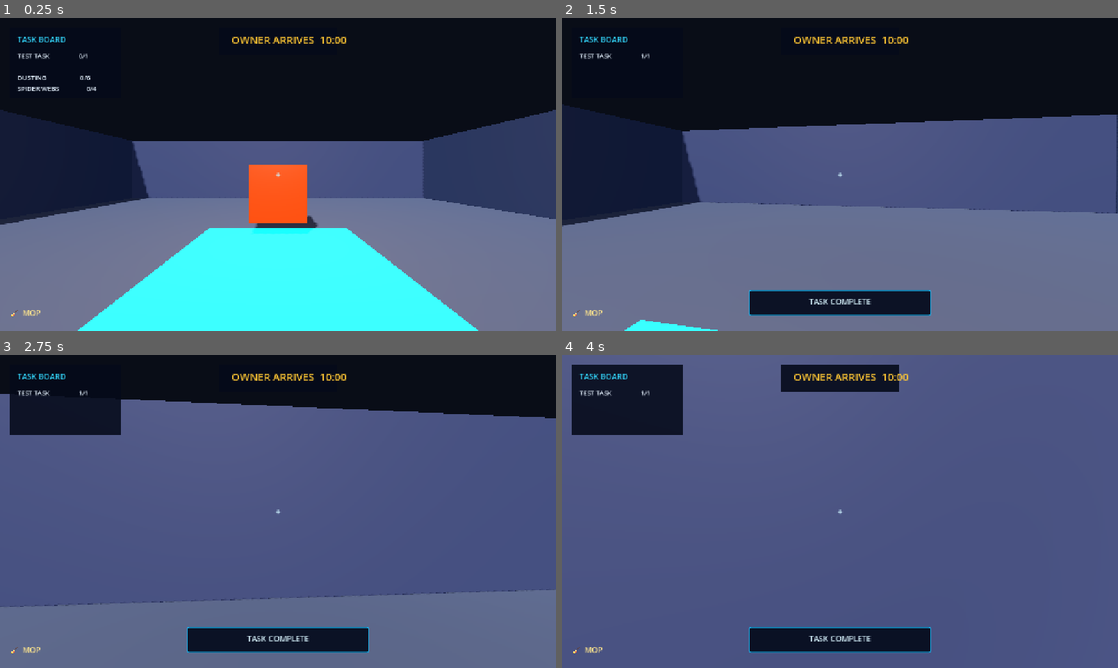
Above: before the commit, frames 1-4 (two rows, left to right).
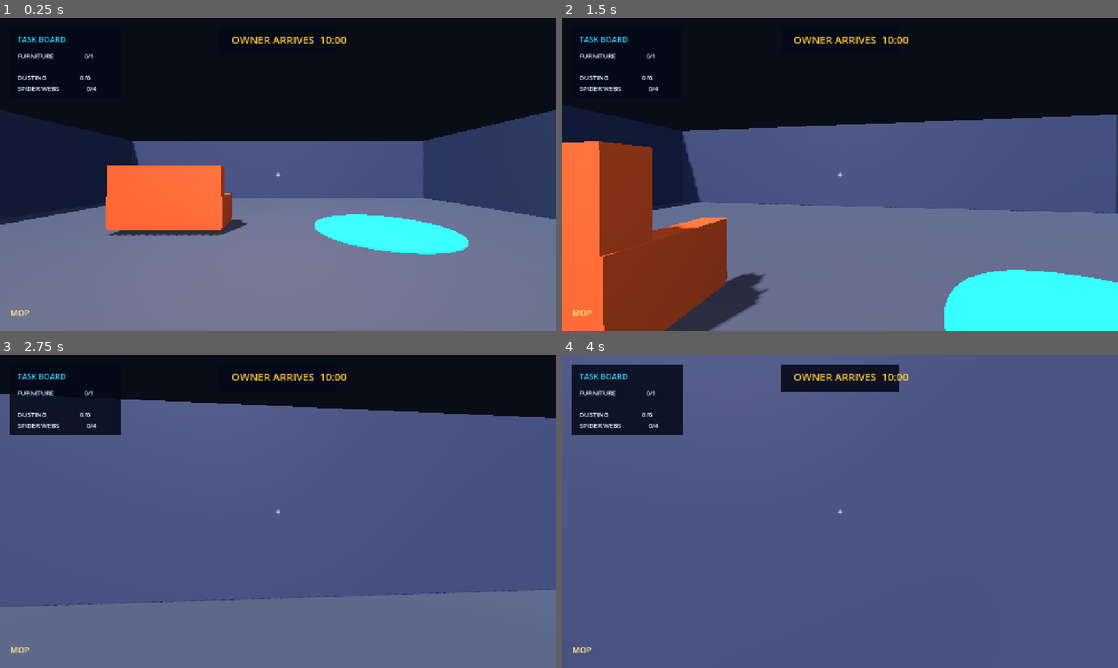
Above: after the commit, the same moments.

Repository: hisir-sys/buildathon-bdmi26-
Game: Godot game, scene res://scenes/main_room.tscn
Two runs of this game, one before a commit and one after it. Both use one fixed random seed, a clock stepped at 60 frames per second and the inputs below.
Inputs (mouse positions are in pixels of both pictures, inside the frame that each line leads up to):
- Up to frame 1 (0.25 s): no input
- Up to frame 2 (1.5 s): tap Enter at 0.5 s; move the mouse to (867, 174) at 0.52 s; hold E (interact) 0.53-1.28 s; hold W (move_forward) from 0.53 s (still down); click (867, 174) at 0.67 s; move the mouse to (812, 174) at 1.27 s; tap E (interact) at 1.35 s
- Up to frame 3 (2.75 s): keep holding W (move_forward); move the mouse to (289, 505) at 2.02 s; hold E (interact) from 2.03 s (still down)
- Up to frame 4 (4 s): keep holding W (move_forward); move the mouse to (834, 517) at 2.77 s; release E (interact) at 2.78 s; tap E (interact) at 2.85 s; click (834, 517) at 2.92 s; tap Space at 3.5 s; move the mouse to (878, 514) at 3.52 s; hold E (interact) from 3.53 s (still down)

The runs differ from the first frame. In frame 1, 25% of the frame differs, in the area x 2-86%, y 11-100%; in frame 2, 23%; in frame 3, 3.0%; in frame 4, 3.0%.

Commit message:
[furniture] add sofa pickup and placement task

Diff:
--- a/project.godot
+++ b/project.godot
@@ -1,10 +1,5 @@
-; Engine configuration file.
-; It's best edited using the editor UI and not directly,
-; since the parameters that go here are not all obvious.
-;
-; Format:
-;   [section] ; section goes between []
-;   param=value ; assign values to parameters
+; The Cleaner - interaction milestone
+; Godot 4.7.2
 
 config_version=5
 
@@ -30,21 +25,25 @@
 "events": [Object(InputEventKey,"resource_local_to_scene":false,"resource_name":"","device":-1,"window_id":0,"alt_press …(192 unchanged characters)…
 ]
 }
+
 move_backward={
 "deadzone": 0.5,
 "events": [Object(InputEventKey,"resource_local_to_scene":false,"resource_name":"","device":-1,"window_id":0,"alt_press …(192 unchanged characters)…
 ]
 }
+
 move_left={
 "deadzone": 0.5,
 "events": [Object(InputEventKey,"resource_local_to_scene":false,"resource_name":"","device":-1,"window_id":0,"alt_press …(191 unchanged characters)…
 ]
 }
+
 move_right={
 "deadzone": 0.5,
 "events": [Object(InputEventKey,"resource_local_to_scene":false,"resource_name":"","device":-1,"window_id":0,"alt_press …(192 unchanged characters)…
 ]
 }
+
 interact={
 "deadzone": 0.5,
 "events": [Object(InputEventKey,"resource_local_to_scene":false,"resource_name":"","device":-1,"window_id":0,"alt_press …(192 unchanged characters)…
--- a/scenes/main_room.tscn
+++ b/scenes/main_room.tscn
@@ -1,8 +1,8 @@
-[gd_scene load_steps=20 format=3]
+[gd_scene load_steps=23 format=3]
 
 [ext_resource type="PackedScene" path="res://scenes/player.tscn" id="1_player"]
 [ext_resource type="Script" path="res://scripts/main_room.gd" id="2_main_room"]
-[ext_resource type="Script" path="res://scripts/test_interactable.gd" id="3_test_interactable"]
+[ext_resource type="Script" path="res://scripts/sofa_interactable.gd" id="3_sofa_interactable"]
 [ext_resource type="Script" path="res://scripts/hud.gd" id="4_hud"]
 
 [sub_resource type="Environment" id="Environment_room"]
@@ -42,18 +42,27 @@
 albedo_color = Color(0.14, 0.17, 0.25, 1)
 roughness = 0.8
 
-[sub_resource type="BoxMesh" id="BoxMesh_test_object"]
-size = Vector3(1.5, 1.5, 1.5)
-
-[sub_resource type="BoxShape3D" id="BoxShape3D_test_object"]
-size = Vector3(1.5, 1.5, 1.5)
-
-[sub_resource type="StandardMaterial3D" id="Material_test_object"]
-albedo_color = Color(0.95, 0.2, 0.04, 1)
-roughness = 0.42
-
-[sub_resource type="BoxMesh" id="BoxMesh_zone"]
-size = Vector3(4, 0.04, 4)
+[sub_resource type="BoxMesh" id="BoxMesh_sofa_seat"]
+size = Vector3(3, 0.45, 1.25)
+
+[sub_resource type="BoxMesh" id="BoxMesh_sofa_back"]
+size = Vector3(3, 1.45, 0.35)
+
+[sub_resource type="BoxMesh" id="BoxMesh_sofa_arm"]
+size = Vector3(0.35, 0.8, 1.25)
+
+[sub_resource type="BoxShape3D" id="BoxShape3D_sofa"]
+size = Vector3(3.7, 1.6, 1.6)
+
+[sub_resource type="StandardMaterial3D" id="Material_sofa"]
+albedo_color = Color(0.66, 0.25, 0.1, 1)
+roughness = 0.72
+
+[sub_resource type="CylinderMesh" id="CylinderMesh_zone"]
+top_radius = 1.9
+bottom_radius = 1.9
+height = 0.04
+radial_segments = 48
 
 [sub_resource type="StandardMaterial3D" id="Material_zone"]
 albedo_color = Color(0.04, 0.85, 0.9, 1)
@@ -129,21 +138,39 @@
 [node name="CollisionShape3D" type="CollisionShape3D" parent="RightWall"]
 shape = SubResource("BoxShape3D_side_wall")
 
-[node name="TestObject" type="StaticBody3D" parent="." groups=["interactable"]]
-position = Vector3(0, 1.2, -2)
-script = ExtResource("3_test_interactable")
-
-[node name="MeshInstance3D" type="MeshInstance3D" parent="TestObject"]
-mesh = SubResource("BoxMesh_test_object")
-material_override = SubResource("Material_test_object")
-
-[node name="CollisionShape3D" type="CollisionShape3D" parent="TestObject"]
-shape = SubResource("BoxShape3D_test_object")
-
-[node name="InteractionZone" type="MeshInstance3D" parent="."]
-position = Vector3(0, 0.12, 0)
-mesh = SubResource("BoxMesh_zone")
+[node name="SofaPlacementZone" type="MeshInstance3D" parent="."]
+position = Vector3(3, 0.12, -2)
+mesh = SubResource("CylinderMesh_zone")
 material_override = SubResource("Material_zone")
+
+[node name="Sofa" type="StaticBody3D" parent="." groups=["interactable"]]
+position = Vector3(-3, 0, -2)
+script = ExtResource("3_sofa_interactable")
+placement_zone_path = NodePath("../SofaPlacementZone")
+
+[node name="Seat" type="MeshInstance3D" parent="Sofa"]
+position = Vector3(0, 0.45, 0)
+mesh = SubResource("BoxMesh_sofa_seat")
+material_override = SubResource("Material_sofa")
+
+[node name="Back" type="MeshInstance3D" parent="Sofa"]
+position = Vector3(0, 1.2, 0.45)
+mesh = SubResource("BoxMesh_sofa_back")
+material_override = SubResource("Material_sofa")
+
+[node name="LeftArm" type="MeshInstance3D" parent="Sofa"]
+position = Vector3(-1.35, 0.7, 0)
+mesh = SubResource("BoxMesh_sofa_arm")
+material_override = SubResource("Material_sofa")
+
+[node name="RightArm" type="MeshInstance3D" parent="Sofa"]
+position = Vector3(1.35, 0.7, 0)
+mesh = SubResource("BoxMesh_sofa_arm")
+material_override = SubResource("Material_sofa")
+
+[node name="CollisionShape3D" type="CollisionShape3D" parent="Sofa"]
+position = Vector3(0, 0.8, 0)
+shape = SubResource("BoxShape3D_sofa")
 
 [node name="Player" parent="." instance=ExtResource("1_player")]
 position = Vector3(0, 0.1, 4)
@@ -183,7 +210,7 @@
 offset_bottom = 140.0
 theme_override_colors/font_color = Color(0.9, 0.95, 1, 1)
 theme_override_font_sizes/font_size = 15
-text = "TEST TASK                 0/1\n\nDUSTING                    0/6\nSPIDER WEBS                0/4"
+text = "FURNITURE                  0/1\n\nDUSTING                    0/6\nSPIDER WEBS                0/4"
 
 [node name="TimerPanel" type="ColorRect" parent="HUD"]
 offset_left = 505.0
@@ -208,7 +235,7 @@
 offset_bottom = 705.0
 theme_override_colors/font_color = Color(1, 0.9, 0.55, 1)
 theme_override_font_sizes/font_size = 18
-text = "🧹  MOP"
+text = "MOP"
 
 [node name="InteractionPrompt" type="Panel" parent="HUD"]
 offset_left = 430.0
@@ -226,4 +253,4 @@
 theme_override_colors/font_color = Color(0.85, 0.96, 1, 1)
 theme_override_font_sizes/font_size = 18
 horizontal_alignment = 1
-text = "E  CLEAN THE TEST OBJECT"
+text = "E  PICK UP THE SOFA"
--- a/scenes/player.tscn
+++ b/scenes/player.tscn
@@ -26,3 +26,6 @@
 collision_mask = 1
 enabled = true
 script = ExtResource("2_interaction_raycast")
+
+[node name="HoldPoint" type="Node3D" parent="Head/Camera3D" groups=["hold_point"]]
+position = Vector3(0, -0.65, -2.5)
--- a/scripts/hud.gd
+++ b/scripts/hud.gd
@@ -14,6 +14,6 @@
 	interaction_label.text = prompt_text
 
 
-func mark_test_complete() -> void:
-	task_label.text = "TEST TASK                 1/1"
+func mark_sofa_complete() -> void:
+	task_label.text = "FURNITURE                  1/1"
 	set_interaction_prompt("TASK COMPLETE")
--- a/scripts/interaction_raycast.gd
+++ b/scripts/interaction_raycast.gd
@@ -17,7 +17,11 @@
 	var hit := get_collider()
 	var next_target: Node = null
 
-	if hit != null and hit.has_method("get_interaction_prompt"):
+	var carried_target := get_tree().get_first_node_in_group("carried_interactable")
+
+	if carried_target != null:
+		next_target = carried_target
+	elif hit != null and hit.has_method("get_interaction_prompt"):
 		next_target = hit
 
 	if next_target == current_target:
--- a/scripts/main_room.gd
+++ b/scripts/main_room.gd
@@ -2,14 +2,9 @@
 
 @onready var hud: CanvasLayer = $HUD
 @onready var interaction_ray: RayCast3D = $Player/Head/Camera3D/InteractionRay
-@onready var test_object: Node = $TestObject
+@onready var sofa: StaticBody3D = $Sofa
 
 
 func _ready() -> void:
 	interaction_ray.target_changed.connect(hud.set_interaction_prompt)
-	interaction_ray.interacted.connect(_on_object_interacted)
-
-
-func _on_object_interacted(target: Node) -> void:
-	if target == test_object:
-		hud.mark_test_complete()
+	sofa.placed.connect(hud.mark_sofa_complete)
--- /dev/null
+++ b/scripts/sofa_interactable.gd
@@ -0,0 +1,69 @@
+extends StaticBody3D
+
+signal placed
+
+@export var placement_zone_path: NodePath
+
+@onready var placement_zone: Node3D = get_node(placement_zone_path)
+@onready var collision_shape: CollisionShape3D = $CollisionShape3D
+
+var is_carried: bool = false
+var is_placed: bool = false
+
+
+func get_interaction_prompt() -> String:
+	if is_placed:
+		return ""
+
+	if not is_carried:
+		return "E  PICK UP THE SOFA"
+
+	if global_position.distance_to(placement_zone.global_position) <= 1.8:
+		return "E  PLACE THE SOFA"
+
+	return "CARRY SOFA TO THE HIGHLIGHTED ZONE"
+
+
+func interact() -> void:
+	if is_placed:
+		return
+
+	if not is_carried:
+		_pick_up()
+	elif global_position.distance_to(placement_zone.global_position) <= 1.8:
+		_place()
+
+
+func _pick_up() -> void:
+	var hold_point := get_tree().get_first_node_in_group("hold_point")
+	if hold_point == null:
+		return
+
+	is_carried = true
+	add_to_group("carried_interactable")
+	collision_layer = 0
+	collision_mask = 0
+
+	reparent(hold_point, false)
+	position = Vector3.ZERO
+	rotation = Vector3.ZERO
+	scale = Vector3(0.65, 0.65, 0.65)
+
+
+func _place() -> void:
+	is_carried = false
+	is_placed = true
+	remove_from_group("carried_interactable")
+
+	reparent(get_tree().current_scene, true)
+	global_position = Vector3(
+		placement_zone.global_position.x,
+		0.0,
+		placement_zone.global_position.z
+	)
+	global_rotation = Vector3(0, 0, 0)
+	scale = Vector3.ONE
+	collision_layer = 1
+	collision_mask = 1
+
+	placed.emit()
--- a/scripts/test_interactable.gd
+++ /dev/null
@@ -1,20 +0,0 @@
-extends StaticBody3D
-
-signal interacted
-
-var already_cleaned: bool = false
-
-
-func get_interaction_prompt() -> String:
-	if already_cleaned:
-		return ""
-	return "E  CLEAN THE TEST OBJECT"
-
-
-func interact() -> void:
-	if already_cleaned:
-		return
-
-	already_cleaned = true
-	interacted.emit()
-	queue_free()
Not shown, changed: scripts/hud.gd.uid
Not shown, changed: scripts/interaction_raycast.gd.uid
Not shown, changed: scripts/main_room.gd.uid
Not shown, changed: scripts/player_controller.gd.uid
Not shown, added: scripts/sofa_interactable.gd.uid
Not shown, removed: scripts/test_interactable.gd.uid
Not shown, changed: README.md
